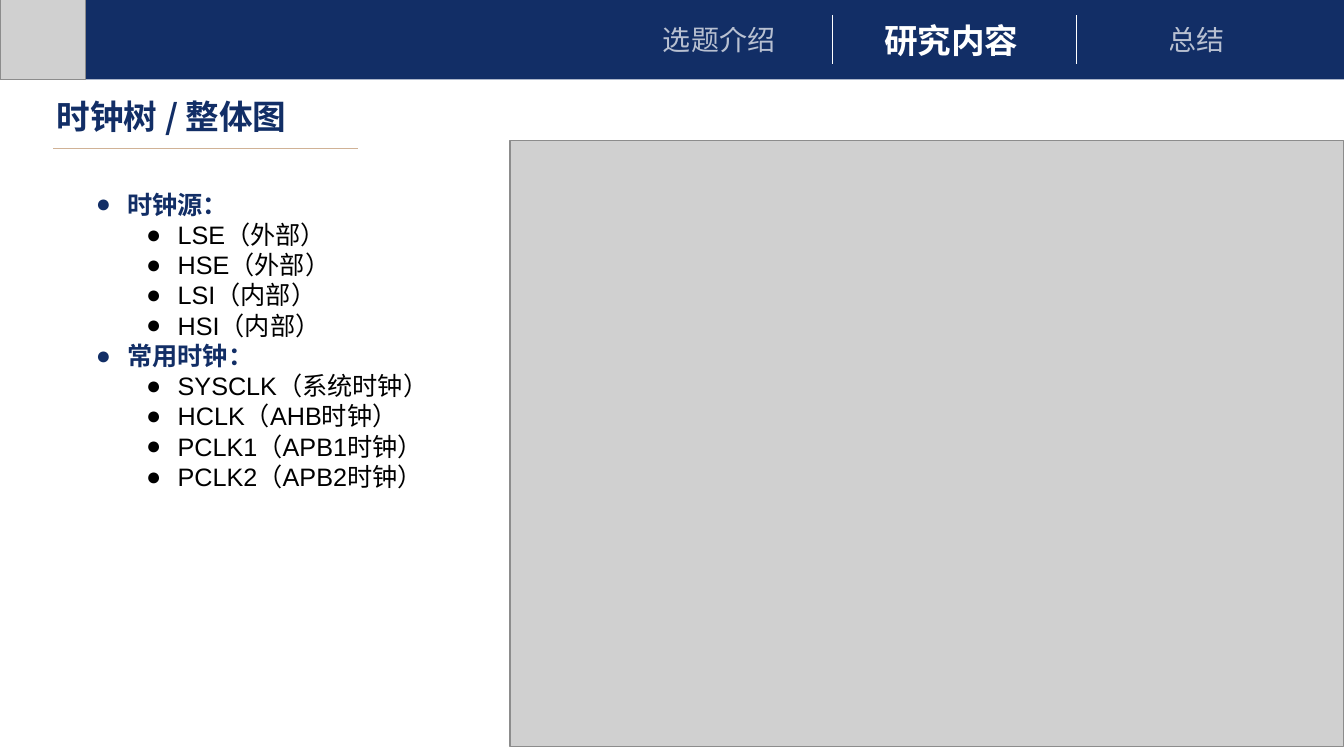
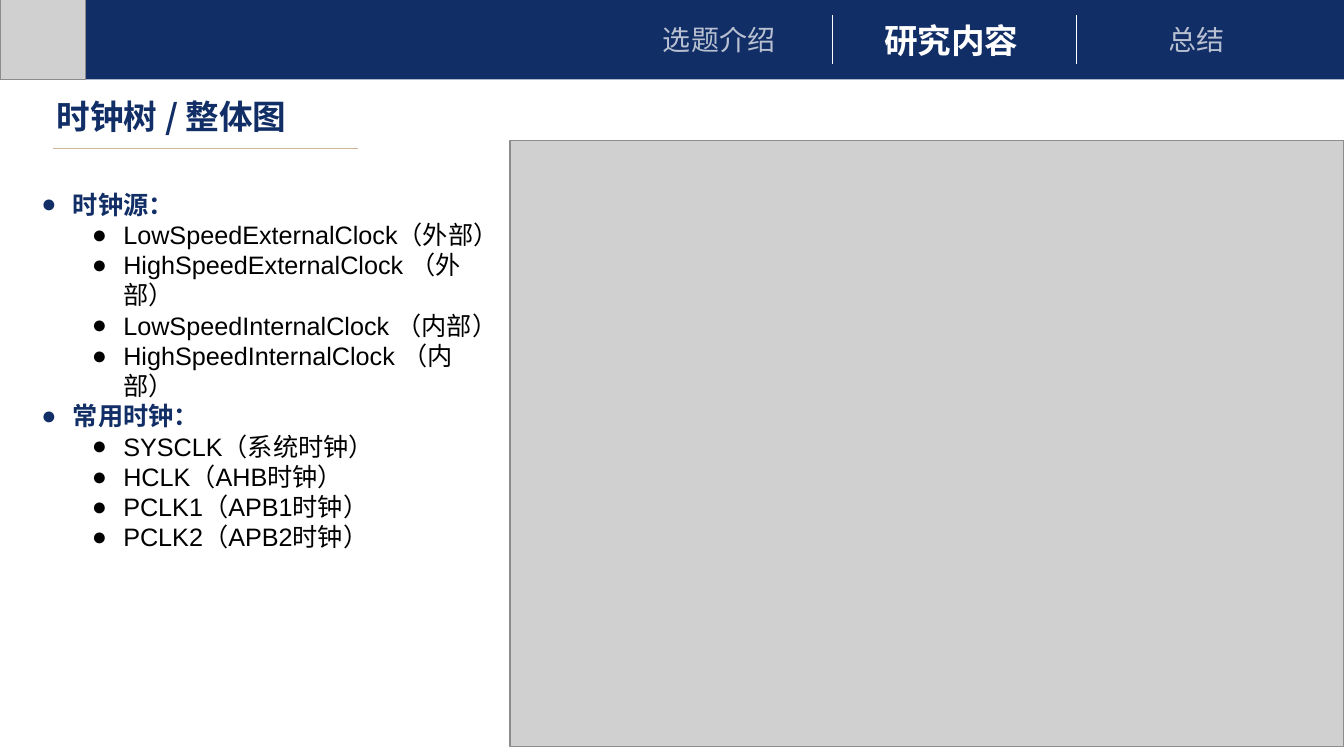
Before and after one commit to FINALxxx/UBL, a slide deck: slide 13 of UBL.pptx. Drawn at 1344x756 pixels with LibreOffice and Linux fonts; fonts in the diff are those of the drawing; grey boxes stand for pictures. Boxes give left, top, right and bottom in pixels: in the first picture for what was removed or moved away, otherwise in the second. Text is boxed around its words. In the diff, an @@ line names an element or a change of style, - is before the commit and + after.

```diff
--- a/UBL.pptx
+++ b/UBL.pptx
@@ text "时钟源：": place and size @@
-text "时钟源：" at bbox=[127, 192, 429, 489]
+text "时钟源：" at bbox=[73, 192, 498, 549]
@@ text at bbox=[123, 224, 498, 398]: text changed @@
-  ● LSE（外部）
-  ● HSE（外部）
-  ● LSI（内部）
-  ● HSI（内部）
+  ● LowSpeedExternalClock（外部）
+  ● HighSpeedExternalClock （外部）
+  ● LowSpeedInternalClock （内部）
+  ● HighSpeedInternalClock （内部）
```
Also in this commit, not shown: 13 other slides changed, 1 slide added.
